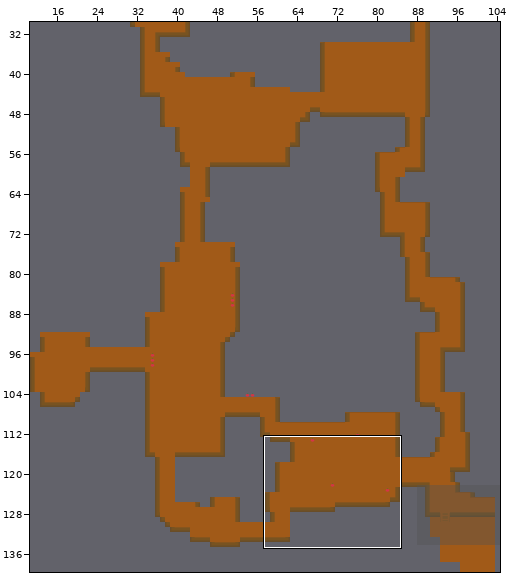
Two states of a Tiled map (JSON), assets/Tiled/map_part1.json. The picture above shows the old version from afar; the outline marks the close-up.
Close-up. Before:
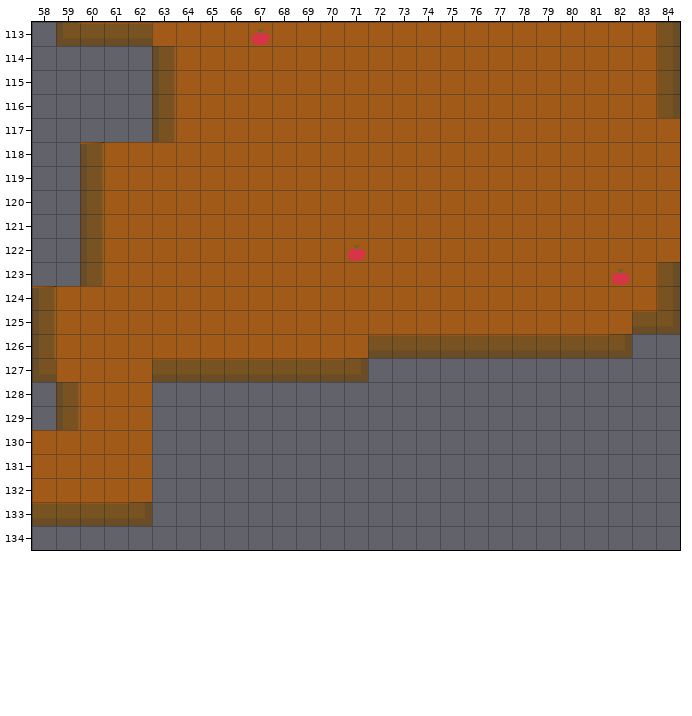
Cells are 32x32 px. Shown: x 58..84, y 113..134. The commit also changed other parts of the map, which this record leaves out. The old version is drawn lined up with the new one.
And afterwards:
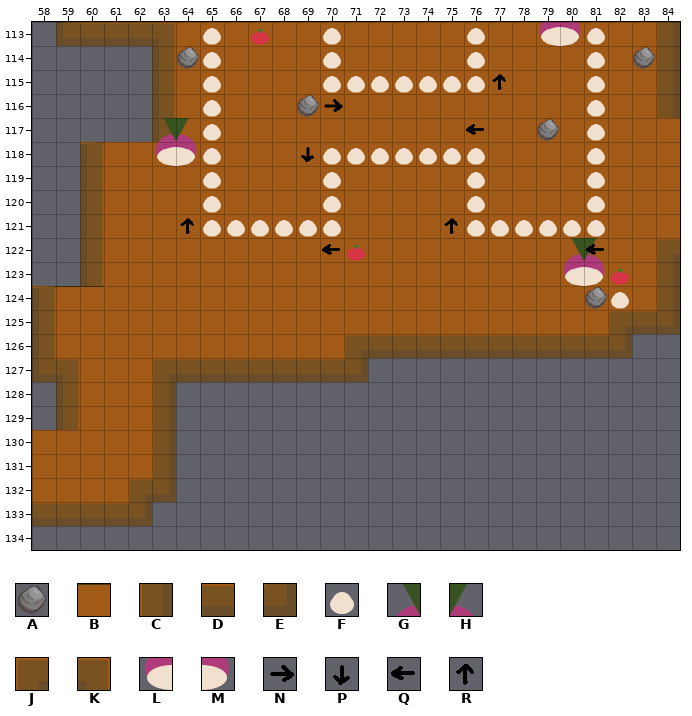
Key: from "tileset": A 3, B 366, C 403, D 438, E 439, F 468, G 469, H 470, J 473, K 474, L 505, M 506, N 612, P 613, Q 614, R 615.
_ is an empty cell.
Tiles replaced or removed in this view: D.
Tiles of an added or newly shown layer are drawn over the layers below it.
Change:
Changed rows in their new state; . is an unchanged cell.
map size 150x150 -> 105x145 cells (old content now starts at -46,-9; both pictures use the new coordinates)
layer "taille_ecran" offset 716,340 -> -506,-779 px
Layer "murs_layer":
first column x 63:
113 K
first column x 59:
122 .........................J
124 BB........................
125 .......................J..
126 ............J.............
127 K...J.....................
128 ....C.....................
129 ....C.....................
130 ....C.....................
131 ....C.....................
132 ...JE.....................
Layer "obstacle_layer" (added):
first column x 63:
113 ................LM...
114 .A..................A
116 ......A..............
117 GH..............A....
118 LM...................
first column x 80:
122 GH.
123 LM.
124 .AF
Layer "switchUp_Layer" (added):
first column x 77:
115 R
first column x 64:
121 R..........R
Layer "switchLeft_Layer" (added):
first column x 76:
117 Q
first column x 70:
122 Q..........Q
Layer "switchDown_Layer" (added):
first column x 69:
118 P
Layer "switchRight_Layer" (added):
first column x 70:
116 N
Layer "repaires":
first column x 65:
113 F....F.....F....F
114 F....F.....F....F
115 F....FFFFFFF....F
116 F...............F
117 F...............F
118 F....FFFFFFF....F
119 F....F.....F....F
120 F....F.....F....F
121 FFFFFF.....FFFFFF
